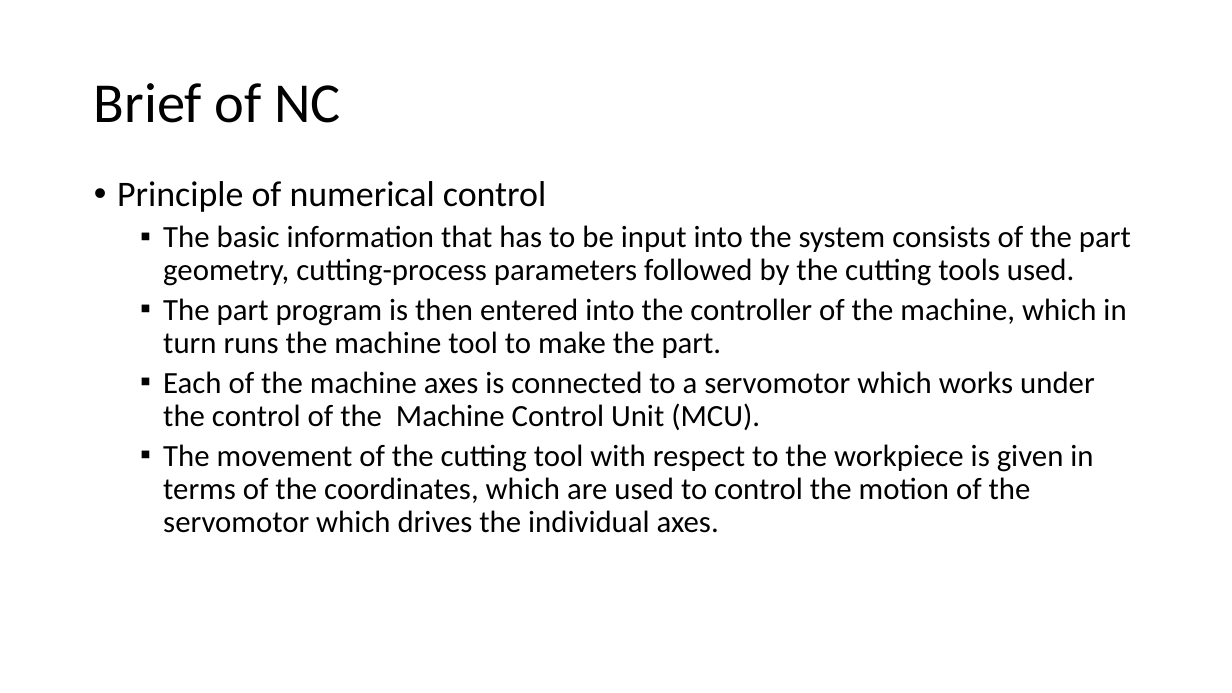
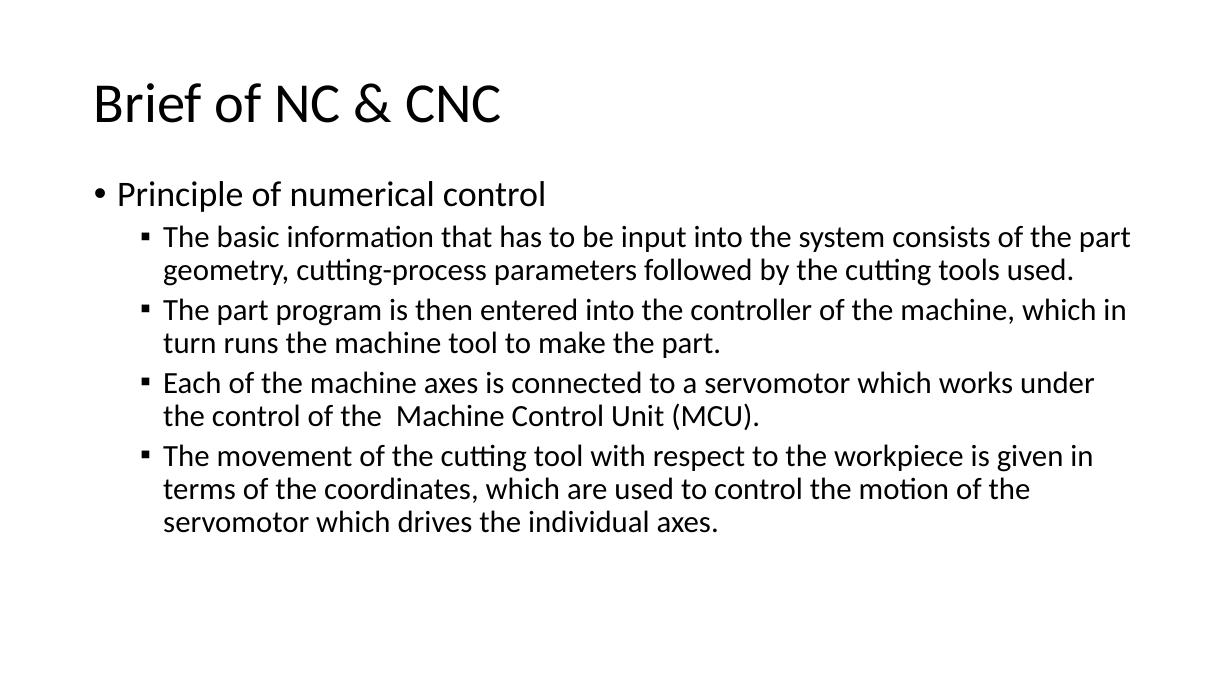
Before and after one commit to Jinny-Ching/cad_cam_course, a slide deck: slide 83 of CAD_CAM.pptx. Drawn at 1232x693 pixels with LibreOffice and Linux fonts; fonts in the diff are those of the drawing. Boxes give left, top, right and bottom in pixels: in the first picture for what was removed or moved away, otherwise in the second. Text is boxed around its words. In the diff, an @@ line names an element or a change of style, - is before the commit and + after.

Commit message:
cnc

```diff
--- a/CAD_CAM.pptx
+++ b/CAD_CAM.pptx
@@ title at (94, 83, 502, 123): text changed @@
-Brief of NC
+Brief of NC & CNC
```
Also in this commit, not shown: 2 other slides changed, 1 slide added.
